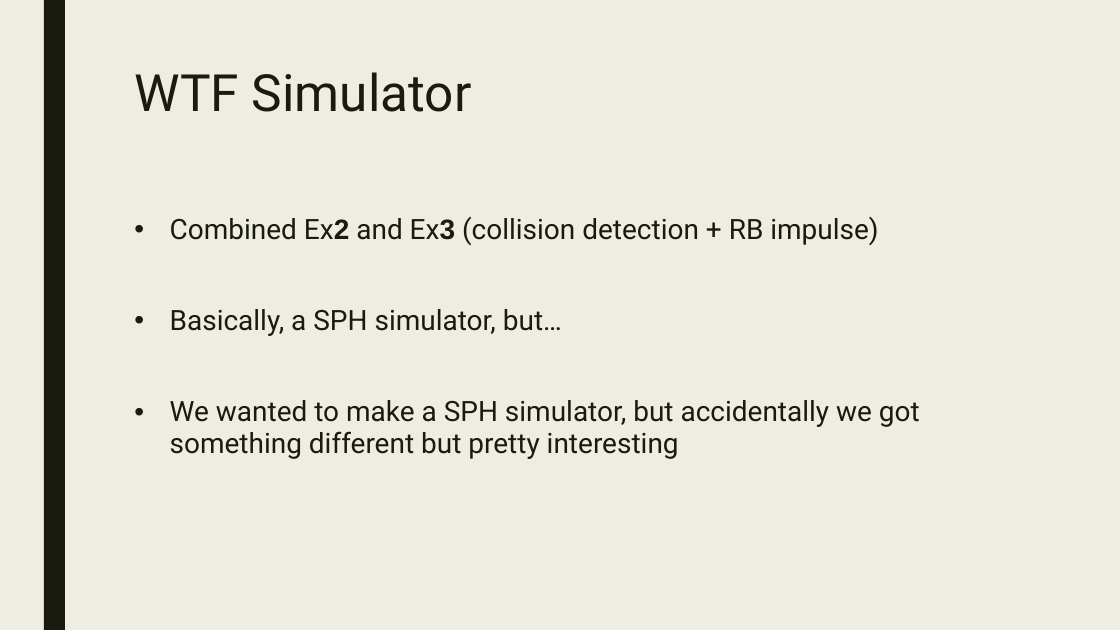
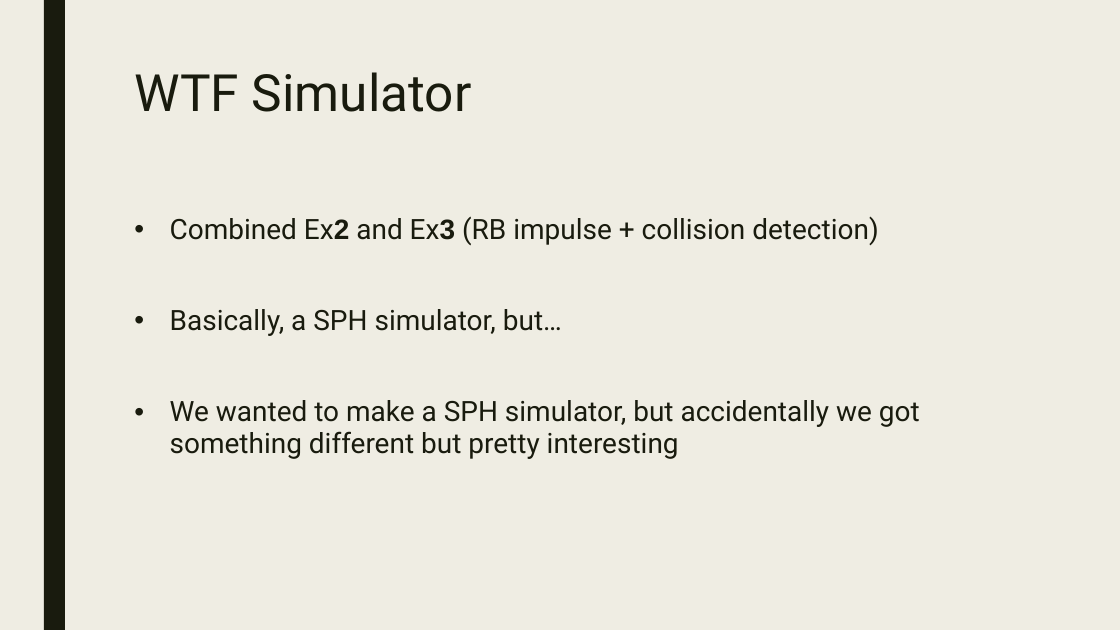
Before and after one commit to dralois/Physics-Engine, a slide deck: slide 2 of WTF Simulator.pptx. Drawn at 1120x630 pixels with LibreOffice and Linux fonts; fonts in the diff are those of the drawing. Boxes give left, top, right and bottom in pixels: in the first picture for what was removed or moved away, otherwise in the second. Text is boxed around its words. In the diff, an @@ line names an element or a change of style, - is before the commit and + after.

Commit message:
presentation update

```diff
--- a/WTF Simulator.pptx
+++ b/WTF Simulator.pptx
@@ text at (170, 216, 878, 245): text changed @@
-• Combined Ex2 and Ex3 (collision detection + RB impulse)
+• Combined Ex2 and Ex3 (RB impulse + collision detection)
```
